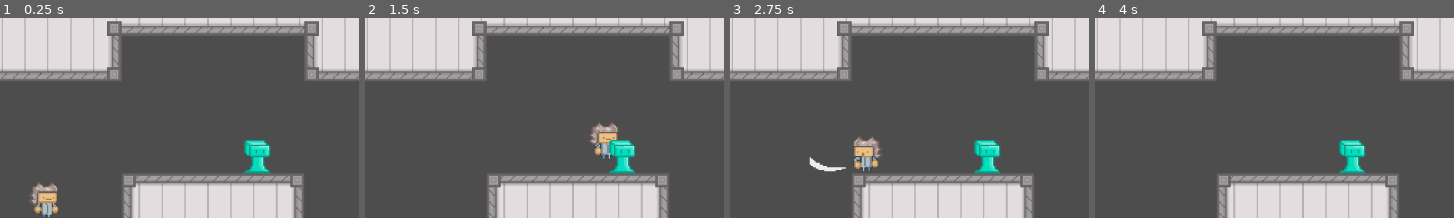
Above: before the commit, frames 1-4 (left to right).
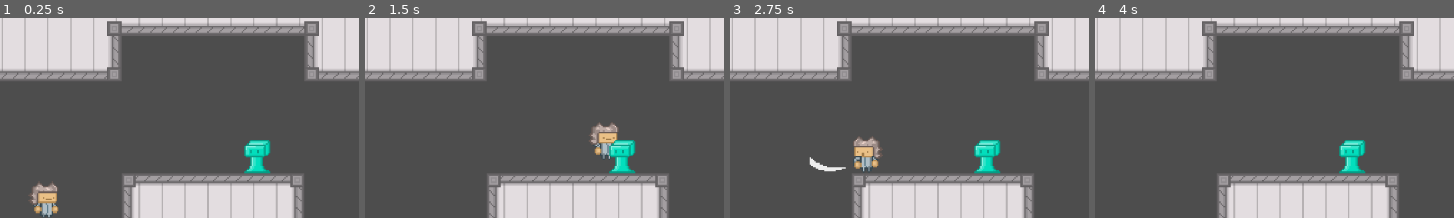
Above: after the commit, the same moments.

Repository: Brian-Magnuson/lab_escape_gd
Game: Godot game, scene res://scenes/level_0.tscn
The game is run twice, just before and just after one commit, with the same random seed, the same clock (stepped at 60 frames per second) and the same inputs.
Inputs (mouse positions are % of the whole screen's width and height, from its top left):
- Up to frame 1 (0.25 s): no input
- Up to frame 2 (1.5 s): tap Enter at 0.5 s; move the mouse to (79, 49) at 0.52 s; press the mouse at (79, 49) at 0.53 s; hold D (move_right) from 0.53 s (still down); tap Space (jump) at 0.77 s; move the mouse to (32, 60) at 1.27 s; release the mouse at (32, 60) at 1.28 s; click (32, 60) at 1.35 s
- Up to frame 3 (2.75 s): tap Space (jump) at 1.52 s; move the mouse to (66, 30) at 2.02 s; release D (move_right) at 2.03 s; press the mouse at (66, 30) at 2.03 s; hold A (move_left) from 2.03 s (still down)
- Up to frame 4 (4 s): move the mouse to (49, 77) at 2.77 s; release A (move_left) at 2.78 s; release the mouse at (49, 77) at 2.78 s; hold D (move_right) from 2.78 s (still down); click (49, 77) at 2.85 s; tap Space (jump) at 3.02, 3.77 s; move the mouse to (88, 71) at 3.52 s; press the mouse at (88, 71) at 3.53 s
The pictures show only the part of the screen within x 25-75%, y 26-76%; the shares and areas given below are measured in that part.

The runs differ from the first frame. In frame 1, 0.5% of the frame differs, in the area x 67-76%, y 61-77%; in frame 2, 0.5%; in frame 3, 0.5%; in frame 4, 0.5%.

Commit message:
Fix health bar on jelly enemy

Diff:
--- a/scenes/jelly.gd
+++ b/scenes/jelly.gd
@@ -22,11 +22,11 @@
 		queue_free()
 
 func update_health_bar() -> void:
-	$HealthBar.value = health / max_health
+	$HealthBarAnchor/HealthBar.value = health / max_health
 	if health < max_health:
-		$HealthBar.visible = true
+		$HealthBarAnchor/HealthBar.visible = true
 	else:
-		$HealthBar.visible = false
+		$HealthBarAnchor/HealthBar.visible = false
 
 func _on_hurtbox_area_entered(area: Area2D) -> void:
 	if area.is_in_group("player_hitbox"):
--- a/scenes/jelly.tscn
+++ b/scenes/jelly.tscn
@@ -79,7 +79,10 @@
 [node name="IFrameTimer" type="Timer" parent="."]
 wait_time = 0.25
 
-[node name="HealthBar" type="ProgressBar" parent="."]
+[node name="HealthBarAnchor" type="Node2D" parent="."]
+top_level = true
+
+[node name="HealthBar" type="ProgressBar" parent="HealthBarAnchor"]
 offset_left = -9.0
 offset_top = -13.0
 offset_right = 111.0
@@ -90,5 +93,10 @@
 value = 0.5
 show_percentage = false
 
+[node name="RemoteTransform2D" type="RemoteTransform2D" parent="."]
+remote_path = NodePath("../HealthBarAnchor")
+update_rotation = false
+update_scale = false
+
 [connection signal="area_entered" from="Hurtbox" to="." method="_on_hurtbox_area_entered"]
 [connection signal="timeout" from="IFrameTimer" to="." method="_on_i_frame_timer_timeout"]
--- a/scenes/level_0.tscn
+++ b/scenes/level_0.tscn
@@ -164,6 +164,7 @@
 
 [node name="Jelly" parent="." instance=ExtResource("3_w75ps")]
 position = Vector2(383, 467)
+scale = Vector2(-1, 1)
 
 [node name="CanvasLayer" type="CanvasLayer" parent="."]
 
